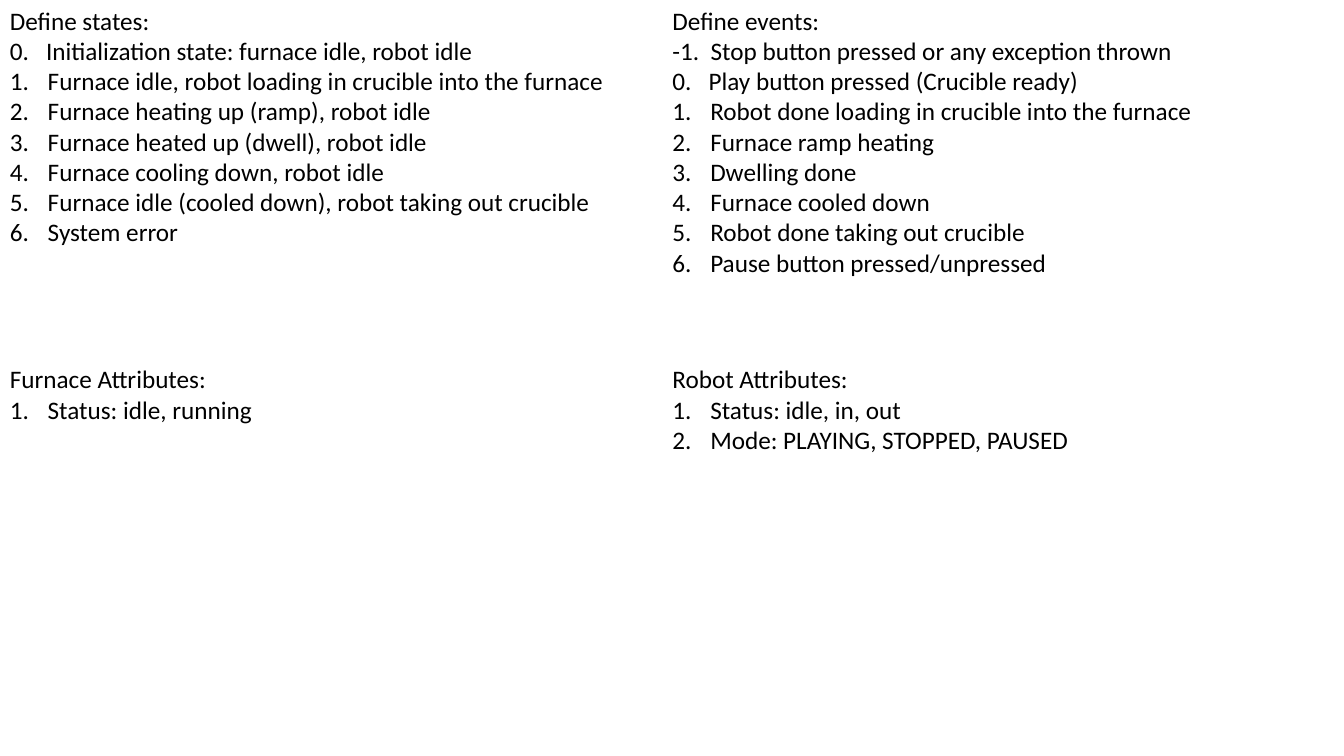
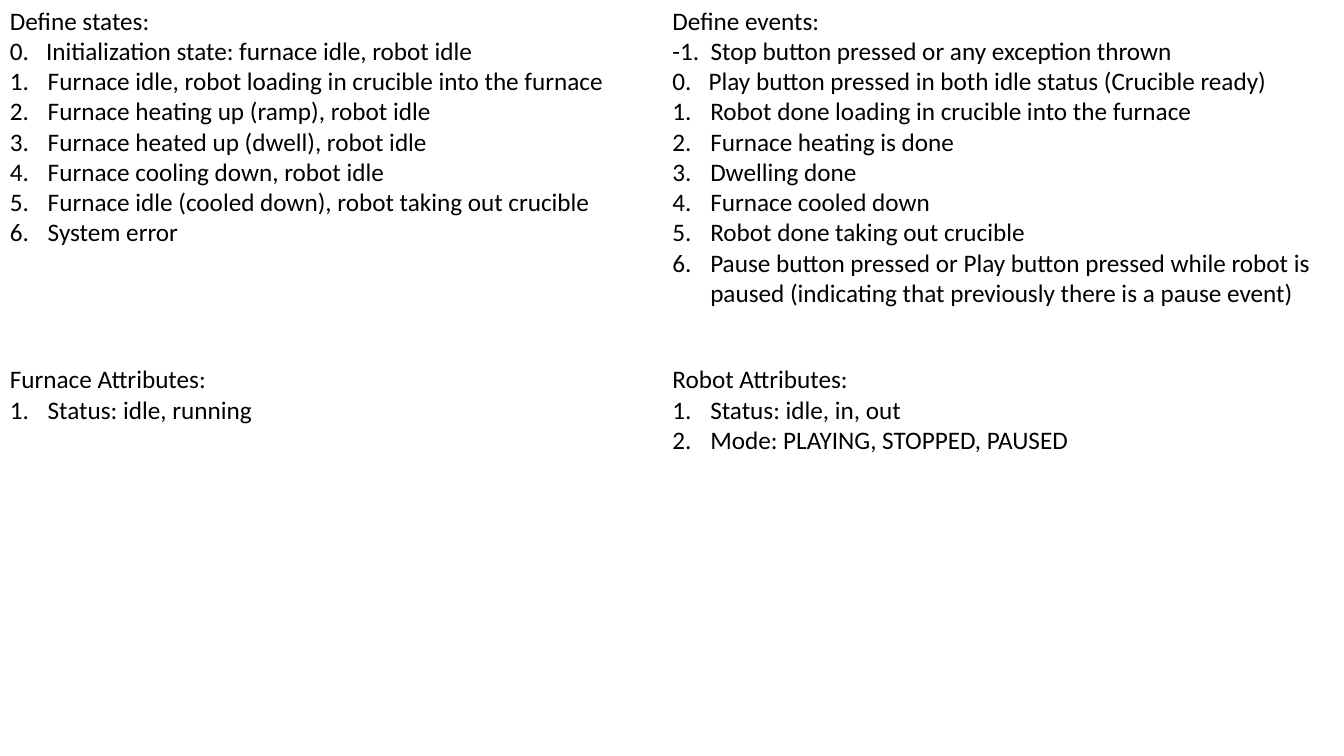
Before and after one commit to CederGroupHub/alab_control, a slide deck: slide 2 of Finite_State_Diagram.pptx. Drawn at 1344x756 pixels with LibreOffice and Linux fonts; fonts in the diff are those of the drawing. Boxes give left, top, right and bottom in pixels: in the first picture for what was removed or moved away, otherwise in the second. Text is boxed around its words. In the diff, an @@ line names an element or a change of style, - is before the commit and + after.

Commit message:
fix(combined): play button after pause works while robot is in paused mode

```diff
--- a/Finite_State_Diagram.pptx
+++ b/Finite_State_Diagram.pptx
@@ text at <box>672,71,1266,94</box>: text changed @@
-0. Play button pressed (Crucible ready)
+0. Play button pressed in both idle status (Crucible ready)
@@ text at <box>710,133,954,156</box>: text changed @@
-2. Furnace ramp heating
+2. Furnace heating is done
@@ text at <box>710,254,1310,307</box>: text changed @@
-6. Pause button pressed/unpressed
+6. Pause button pressed or Play button pressed while robot is paused (indicating that previously there is a pause event)
```
Also in this commit, not shown: 2 other slides changed, 1 other file.
